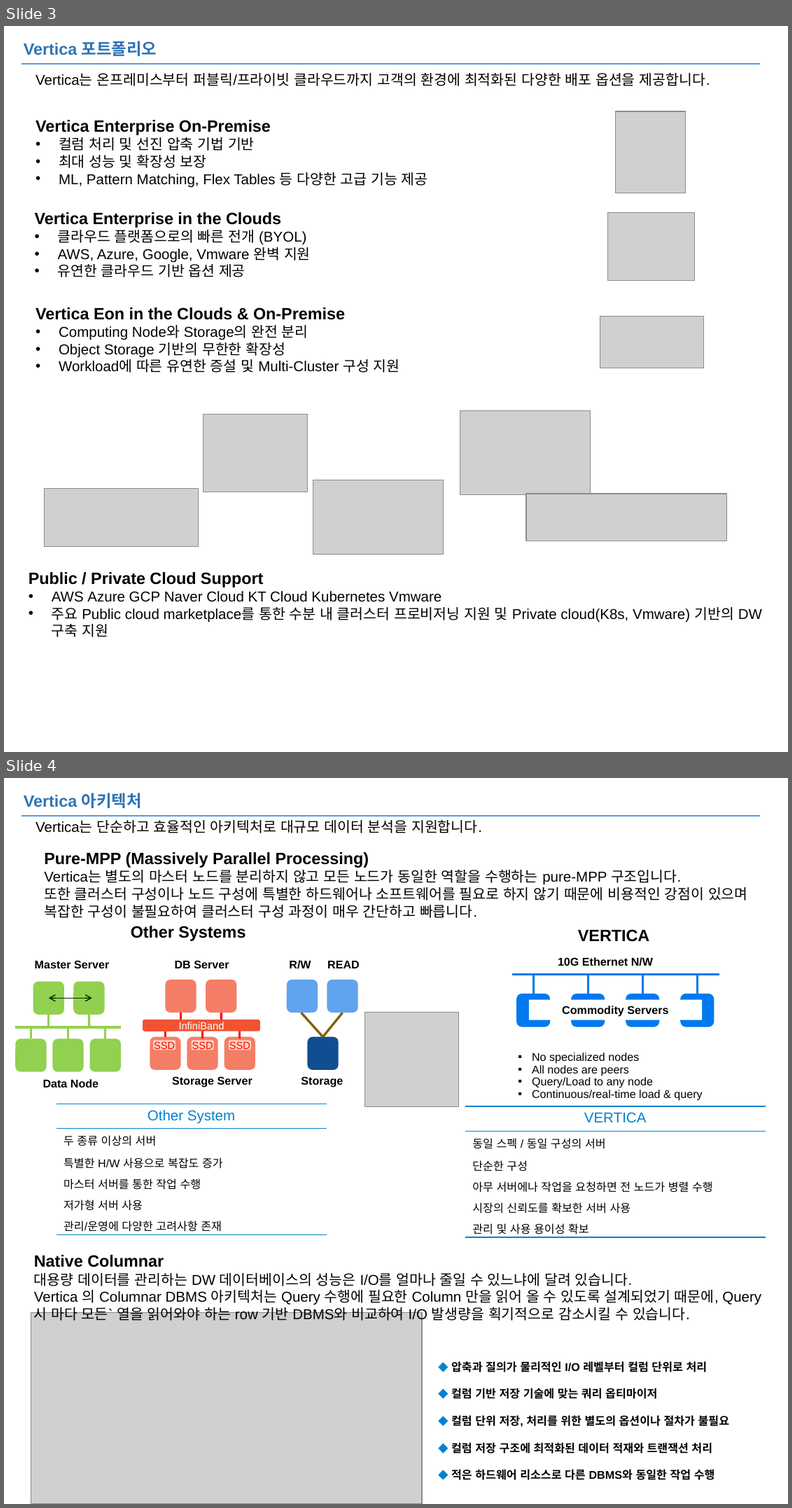
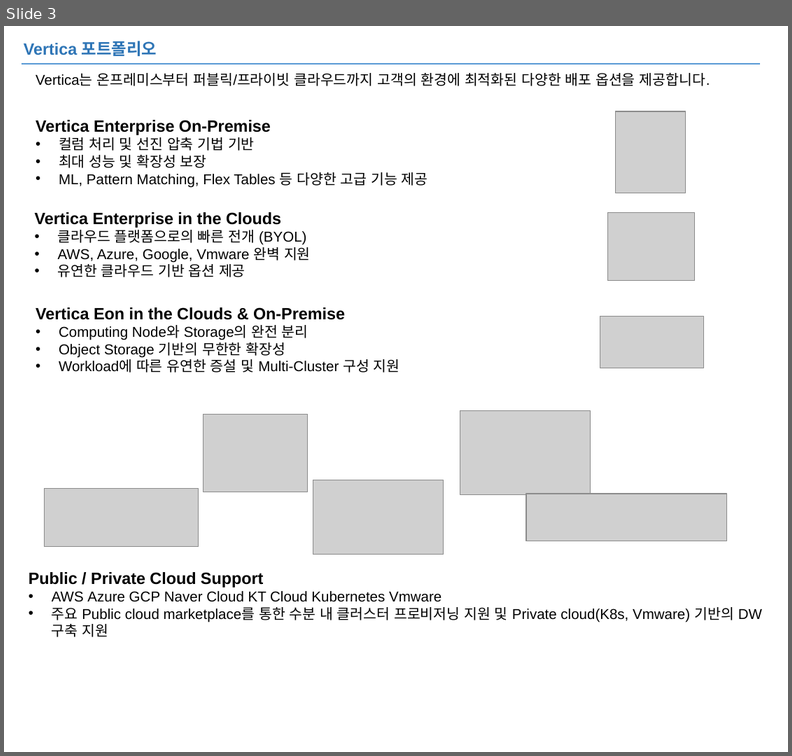
Before and after one commit to JIN0326/vertica_blog, a slide deck: 99ref/blog.pptx. Shown one above the other, each under a label of ours: slides 3 and 4 before the commit, slide 3 after it. The pictures are 792x1508 and 792x756 pixels, drawn with LibreOffice and Linux fonts; fonts in the diff are those of the drawing; grey boxes stand for pictures. Boxes give left, top, right and bottom in pixels: in the first picture for what was removed or moved away, otherwise in the second. Text is boxed around its words. In the diff, an @@ line names an element or a change of style, - is before the commit and + after.

```diff
--- a/99ref/blog.pptx
+++ b/99ref/blog.pptx
@@ slide 4 removed at (4, 778, 788, 1504), background #FFFFFF @@
@@ text removed at (24, 793, 142, 808) @@
-Vertica 아키텍처
@@ line removed from (22, 816) to (760, 816) @@
@@ text removed at (35, 820, 482, 833) @@
-Vertica는 단순하고 효율적인 아키텍처로 대규모 데이터 분석을 지원합니다.
@@ text removed at (44, 852, 748, 918) @@
-Pure-MPP (Massively Parallel Processing)
-Vertica는 별도의 마스터 노드를 분리하지 않고 모든 노드가 동일한 역할을 수행하는 pure-MPP 구조입니다.
-또한 클러스터 구성이나 노드 구성에 특별한 하드웨어나 소프트웨어를 필요로 하지 않기 때문에 비용적인 강점이 있으며 복잡한 구성이 불필요하여 클러스터 구성 과정이 매우 간단하고 빠릅니다.
@@ group removed at (15, 926, 360, 1087): 17 rounded rectangles, 13 lines, 8 texts, 1 double arrow @@
-DB Server
-Storage Server
-InfiniBand
-SSD
-SSD
-SSD
-Master Server
-Data Node
-R/W
-Storage
-READ
-Other Systems
@@ group removed at (512, 929, 719, 1101): 5 lines, 4 rounded rectangles, 3 texts, 1 rectangle @@
-10G Ethernet N/W
-Commodity Servers
-▪ No specialized nodes
-▪ All nodes are peers
-▪ Query/Load to any node
-▪ Continuous/real-time load & query
-VERTICA
@@ picture removed at (364, 1012, 459, 1107) @@
@@ table removed at (56, 1104, 327, 1234), 6 rows, 1 columns @@
-Other System
-두 종류 이상의 서버
-특별한 H/W 사용으로 복잡도 증가
-마스터 서버를 통한 작업 수행
-저가형 서버 사용
-관리/운영에 다양한 고려사항 존재
@@ table removed at (465, 1106, 765, 1237), 6 rows, 1 columns @@
-VERTICA
-동일 스펙 / 동일 구성의 서버
-단순한 구성
-아무 서버에나 작업을 요청하면 전 노드가 병렬 수행
-시장의 신뢰도를 확보한 서버 사용
-관리 및 사용 용이성 확보
@@ text removed at (34, 1255, 761, 1323) @@
-Native Columnar
-대용량 데이터를 관리하는 DW 데이터베이스의 성능은 I/O를 얼마나 줄일 수 있느냐에 달려 있습니다.
-Vertica 의 Columnar DBMS 아키텍처는 Query 수행에 필요한 Column 만을 읽어 올 수 있도록 설계되었기 때문에, Query 시 마다 모든` 열을 읽어와야 하는 row 기반 DBMS와 비교하여 I/O 발생량을 획기적으로 감소시킬 수 있습니다.
@@ picture removed at (31, 1312, 421, 1503) @@
@@ text removed at (451, 1361, 730, 1480) @@
-  ◆ 압축과 질의가 물리적인 I/O 레벨부터 컬럼 단위로 처리
-  ◆ 컬럼 기반 저장 기술에 맞는 쿼리 옵티마이저
-  ◆ 컬럼 단위 저장, 처리를 위한 별도의 옵션이나 절차가 불필요
-  ◆ 컬럼 저장 구조에 최적화된 데이터 적재와 트랜잭션 처리
-  ◆ 적은 하드웨어 리소스로 다른 DBMS와 동일한 작업 수행
```
Also in this commit, not shown: 2 slides changed, 4 other files.
